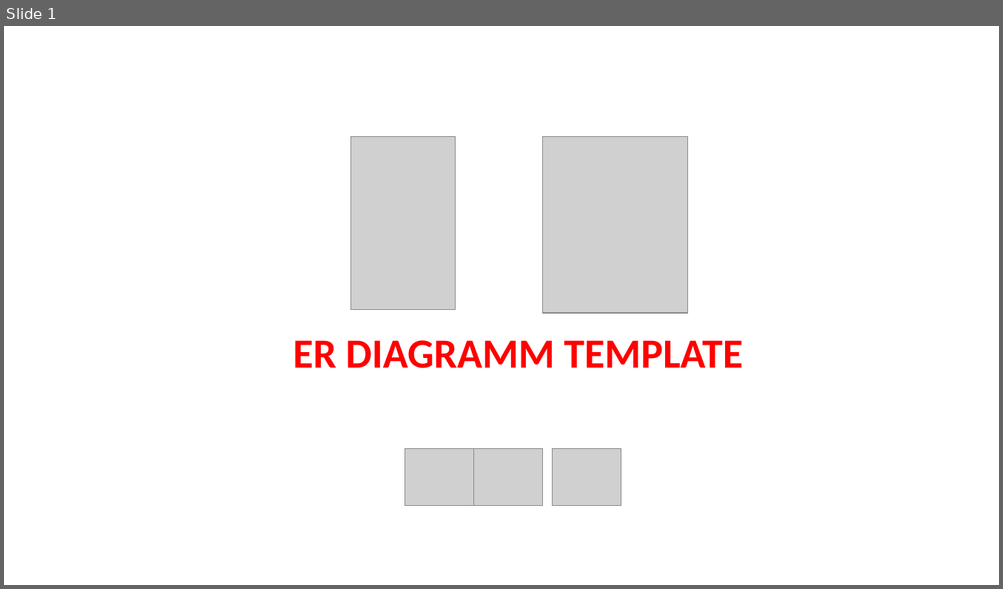
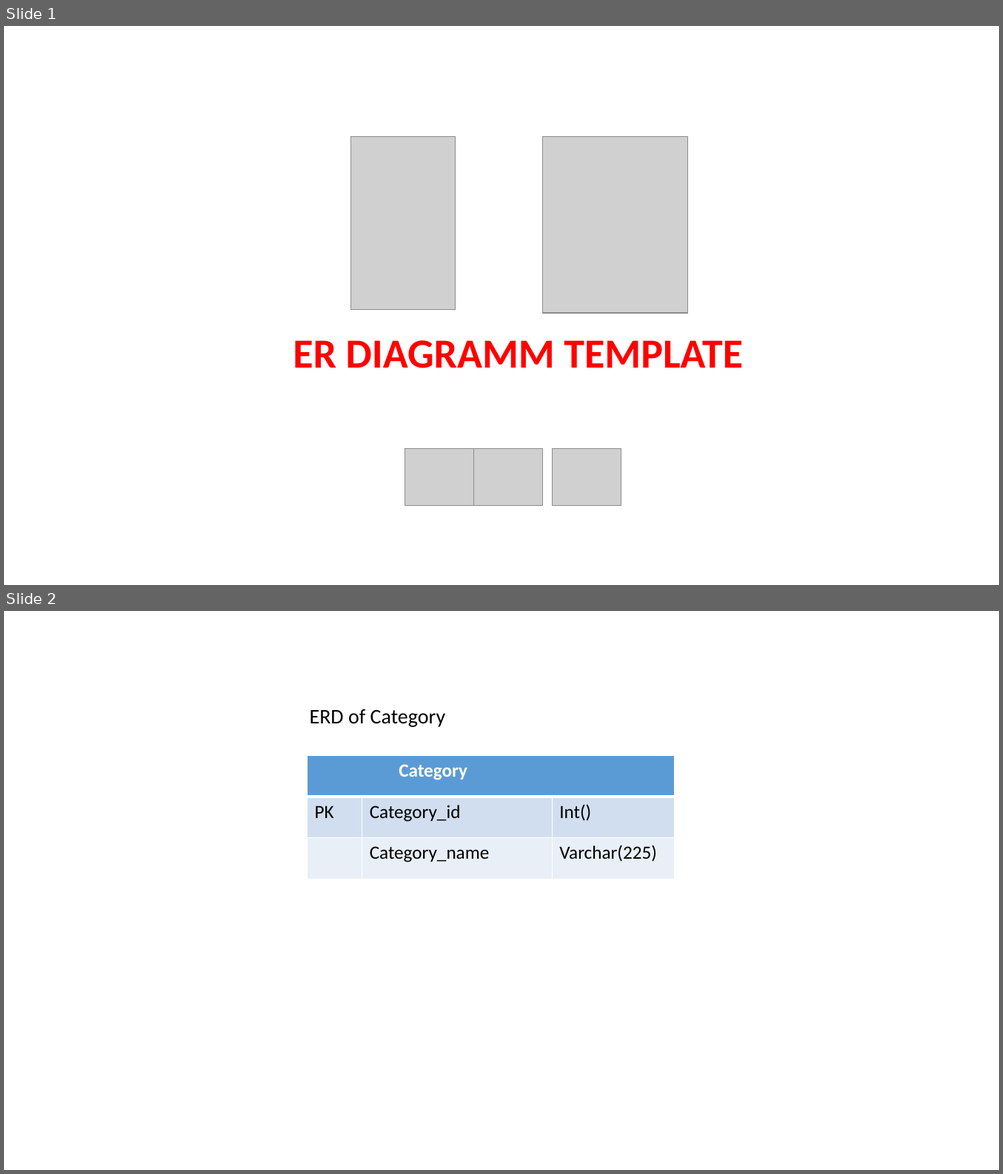
Before and after one commit to pnc-virtual-company/2021-G6-V2-PART1, a slide deck: docs/ER-DIAGRAM.pptx. Shown one above the other, each under a label of ours: slide 1 before the commit, slides 1 and 2 after it. The pictures are 1003x589 and 1003x1174 pixels, drawn with LibreOffice and Linux fonts; fonts in the diff are those of the drawing; grey boxes stand for pictures. Boxes give left, top, right and bottom in pixels: in the first picture for what was removed or moved away, otherwise in the second. Text is boxed around its words. In the diff, an @@ line names an element or a change of style, - is before the commit and + after.

Commit message:
#13 update ERD

```diff
--- a/docs/ER-DIAGRAM.pptx
+++ b/docs/ER-DIAGRAM.pptx
@@ slide 2 added at bbox=[4, 611, 999, 1170], background #FFFFFF @@
@@ text added at bbox=[310, 709, 446, 727], 20 pt, text #000000 @@
+ERD of Category
@@ table added at bbox=[307, 756, 674, 879], 3 rows, 3 columns @@
+Category |  | 
+PK | Category_id | Int()
+ | Category_name | Varchar(225)
```
Also in this commit, not shown: 1 slide removed.
